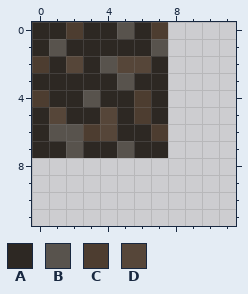
Two versions of one pixel-art sprite, texture/tilesheet.png. Above is the file before it was changed.
The file is 16x16 pixels. Shown: x 0..11, y 0..11.
Palette (. is transparent): A #2d2823  B #58534d  C #4d3d30  D #564639
Pixels before, first column x 0:
0 AACAABAC
1 ABAAAAAB
2 CADABDDA
3 AAAAABAA
4 CAABAACA
5 ADAADACA
6 ABBCDAAC
7 AABAABAA
After the commit:
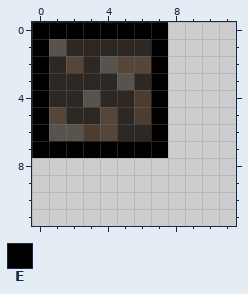
Colours new in this view: E #000000
The edit:
The author changed colour A to colour E in row 0 at x 0 to 1, 3 to 4 and 6; in row 1 at x 0; in row 2 at x 7; in row 3 at x 0 and 7; in row 4 at x 7; in row 5 at x 0 and 7.
The author changed colour A to colour E in row 6 at x 0; in row 7 at x 0 to 1, 3 to 4 and 6 to 7.
The author changed colour B to colour E in row 0 at x 5; in row 1 at x 7; in row 7 at x 2 and 5.
The author changed colour C to colour E in row 0 at x 2 and 7; in row 2 at x 0; in row 4 at x 0; in row 6 at x 7.
Where, in picture pixels (left, top, right, bottom), the same in both pictures:
changed: (32, 22, 168, 158)
